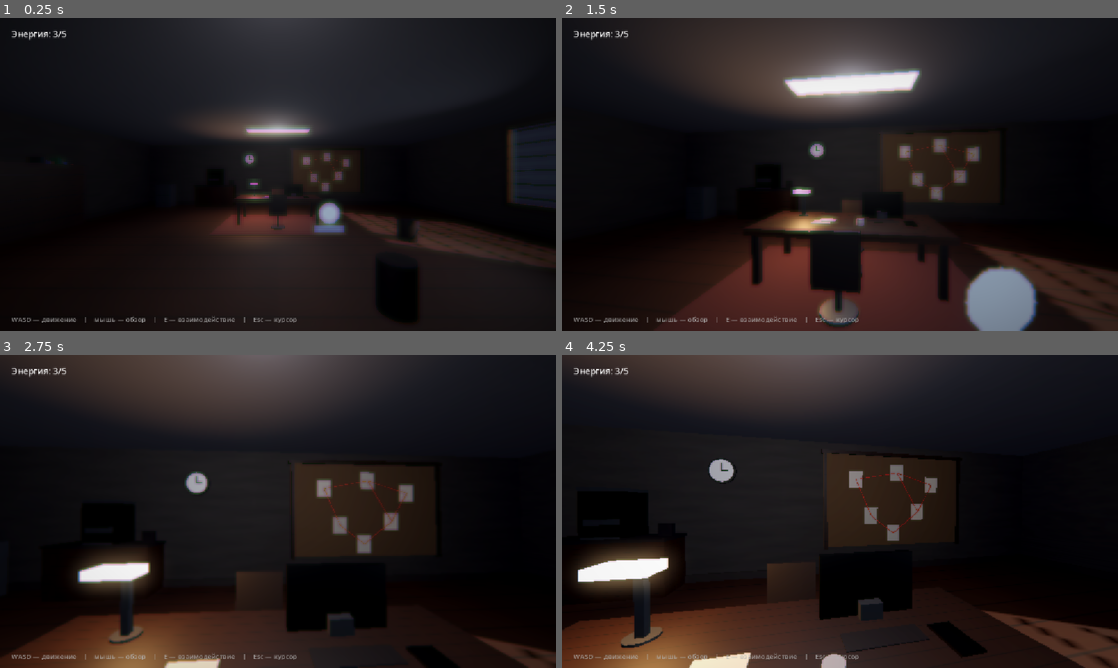
Above: before the commit, frames 1-4 (two rows, left to right).
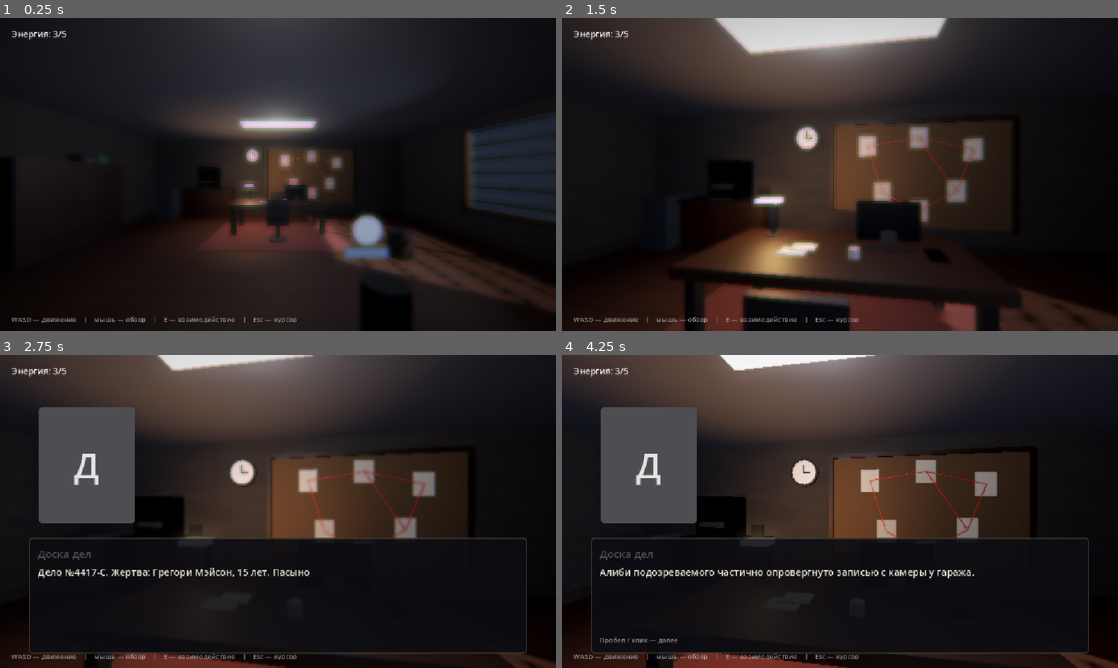
Above: after the commit, the same moments.

Repository: vtyurin89/first-degree-v-2
Game: Godot game, scene res://scenes/Office3D.tscn
Same seed, same stepped clock (60 frames per second), same inputs: the game is played once before the commit and once after it. This scene is started directly instead of the project's main scene.
Inputs (mouse positions are in pixels of both pictures, inside the frame that each line leads up to):
- Up to frame 1 (0.25 s): no input
- Up to frame 2 (1.5 s): tap Enter at 0.5 s; move the mouse to (867, 174) at 0.52 s; hold W (move_forward) from 0.53 s (still down); tap E (interact) at 0.6 s; click (867, 174) at 0.67 s; move the mouse to (812, 174) at 1.27 s; tap Space (advance) at 1.35 s
- Up to frame 3 (2.75 s): keep holding W (move_forward); tap E (interact) at 1.55, 2.1 s; move the mouse to (289, 505) at 2.02 s
- Up to frame 4 (4.25 s): keep holding W (move_forward); tap Space (advance) at 2.75 s; move the mouse to (834, 517) at 2.77 s; tap Enter at 2.85, 3.5 s; click (834, 517) at 2.92 s; tap E (interact) at 3.05, 3.8 s; move the mouse to (878, 514) at 3.52 s; tap Keypad Enter at 3.6 s

The runs differ from the first frame. In frame 1, 14% of the frame differs, in the area x 5-100%, y 26-100%; in frame 2, 36%; in frame 3, 35%; in frame 4, 47%, in the area x 0-100%, y 0-100%.

Commit message:
refactor: room

Diff:
--- a/scripts/exploration/Office3D.gd
+++ b/scripts/exploration/Office3D.gd
@@ -1,8 +1,8 @@
 extends Node3D
 
-const ROOM_W := 14.0
-const ROOM_D := 14.0
-const ROOM_H := 3.2
+const ROOM_W := 10.0
+const ROOM_D := 10.0
+const ROOM_H := 3.0
 
 const NOTE_LINES := [
 	{"speaker": "Доска дел", "text": "Дело №4417-С. Жертва: Грегори Мэйсон, 15 лет. Пасынок подозреваемого.", "internal": false},
@@ -54,10 +54,13 @@
 var _mat_paper: StandardMaterial3D
 var _mat_black: StandardMaterial3D
 
+const DeskLampHead := Vector3(-0.85, 1.28, -2.95)
+const DeskTop := Vector3(0, 0.78, -2.6)
+
 
 func _ready() -> void:
 	GameManager.set_state(GameManager.GameState.EXPLORATION_3D)
-	player.position = Vector3(0, 0.1, 4.0)
+	player.position = Vector3(0, 0.1, 3.2)
 	_build_materials()
 	_build_environment()
 	_build_shell()
@@ -153,8 +156,8 @@
 
 
 func _build_materials() -> void:
-	_mat_floor = _make_material(Color(0.32, 0.2, 0.11), _make_wood_texture(), 6.0, 0.8, 0.0)
-	_mat_wall = _make_material(Color(0.42, 0.4, 0.39), _make_plaster_texture(), 3.0, 0.95, 0.0)
+	_mat_floor = _make_material(Color(0.32, 0.2, 0.11), _make_wood_texture(), 5.0, 0.8, 0.0)
+	_mat_wall = _make_material(Color(0.42, 0.4, 0.39), _make_plaster_texture(), 2.5, 0.95, 0.0)
 	_mat_ceiling = _make_material(Color(0.28, 0.28, 0.3), null, 1.0, 1.0, 0.0)
 	_mat_wood = _make_material(Color(0.24, 0.15, 0.09), _make_wood_texture(), 3.0, 0.6, 0.0)
 	_mat_dark = _make_material(Color(0.1, 0.09, 0.1), null, 1.0, 0.5, 0.1)
@@ -179,7 +182,7 @@
 	env.fog_enabled = true
 	env.fog_light_color = Color(0.09, 0.09, 0.13)
 	env.fog_light_energy = 0.6
-	env.fog_density = 0.012
+	env.fog_density = 0.016
 
 
 func _build_shell() -> void:
@@ -191,9 +194,9 @@
 
 	var wx := ROOM_W * 0.5
 	_make_box(Vector3(0.2, 0.75, ROOM_D), Vector3(wx, 0.375, 0), _mat_wall)
-	_make_box(Vector3(0.2, 0.15, ROOM_D), Vector3(wx, 3.125, 0), _mat_wall)
-	_make_box(Vector3(0.2, 2.3, 4.9), Vector3(wx, 1.9, -4.55), _mat_wall)
-	_make_box(Vector3(0.2, 2.3, 4.9), Vector3(wx, 1.9, 4.55), _mat_wall)
+	_make_box(Vector3(0.2, 0.15, ROOM_D), Vector3(wx, 2.925, 0), _mat_wall)
+	_make_box(Vector3(0.2, 2.1, 2.9), Vector3(wx, 1.8, -3.55), _mat_wall)
+	_make_box(Vector3(0.2, 2.1, 2.9), Vector3(wx, 1.8, 3.55), _mat_wall)
 
 	var base := _make_material(Color(0.16, 0.14, 0.13), null, 1.0, 0.7, 0.0)
 	_make_box(Vector3(ROOM_W, 0.16, 0.06), Vector3(0, 0.08, -ROOM_D * 0.5 + 0.13), base, false)
@@ -202,12 +205,12 @@
 	_make_box(Vector3(0.06, 0.16, ROOM_D), Vector3(ROOM_W * 0.5 - 0.13, 0.08, 0), base, false)
 
 	var rug := _make_material(Color(0.28, 0.12, 0.12), null, 1.0, 1.0, 0.0)
-	_make_box(Vector3(3.6, 0.03, 2.6), Vector3(0, 0.015, -2.6), rug, false)
+	_make_box(Vector3(3.4, 0.03, 2.4), Vector3(0, 0.015, -2.2), rug, false)
 
 
 func _build_lights() -> void:
 	var sun := $Sun as DirectionalLight3D
-	sun.look_at_from_position(Vector3(11, 7.5, 5), Vector3(0, 0.5, -2), Vector3.UP)
+	sun.look_at_from_position(Vector3(9, 6.5, 4.5), Vector3(0, 0.5, -1.5), Vector3.UP)
 	sun.light_color = Color(1.0, 0.94, 0.82)
 	sun.light_energy = 1.1
 	sun.shadow_enabled = true
@@ -215,65 +218,61 @@
 	var window_beam := SpotLight3D.new()
 	window_beam.light_color = Color(0.85, 0.9, 1.0)
 	window_beam.light_energy = 1.7
-	window_beam.spot_range = 16.0
-	window_beam.spot_angle = 45.0
+	window_beam.spot_range = 14.0
+	window_beam.spot_angle = 48.0
 	window_beam.shadow_enabled = false
 	add_child(window_beam)
-	window_beam.look_at_from_position(Vector3(6.3, 1.9, 0), Vector3(-3, 0.6, -1), Vector3.UP)
-
-	for z in [-3.4, 2.6]:
-		var panel := _make_box(Vector3(2.2, 0.06, 0.6), Vector3(0, ROOM_H - 0.02, z), _make_emissive(Color(0.9, 0.92, 1.0), 1.6), false)
+	window_beam.look_at_from_position(Vector3(4.3, 1.7, 0), Vector3(-2.5, 0.6, -1), Vector3.UP)
+
+	for z in [-2.4, 2.0]:
+		var panel := _make_box(Vector3(2.0, 0.06, 0.6), Vector3(0, ROOM_H - 0.02, z), _make_emissive(Color(0.9, 0.92, 1.0), 1.6), false)
 		panel.name = "CeilingPanel"
 		var ceil_lamp := OmniLight3D.new()
 		ceil_lamp.light_color = Color(0.95, 0.95, 1.0)
-		ceil_lamp.light_energy = 1.1
-		ceil_lamp.omni_range = 9.0
+		ceil_lamp.light_energy = 1.0
+		ceil_lamp.omni_range = 7.5
 		ceil_lamp.position = Vector3(0, ROOM_H - 0.25, z)
 		add_child(ceil_lamp)
 
 	var lamp := OmniLight3D.new()
 	lamp.light_color = Color(1.0, 0.72, 0.42)
 	lamp.light_energy = 1.6
-	lamp.omni_range = 3.6
+	lamp.omni_range = 3.4
 	lamp.position = DeskLampHead
 	add_child(lamp)
 
 
-const DeskLampHead := Vector3(-0.85, 1.28, -3.35)
-const DeskTop := Vector3(0, 0.78, -3.0)
-
-
 func _build_furniture() -> void:
-	var desk_size := Vector3(2.8, 0.1, 1.3)
+	var desk_size := Vector3(2.6, 0.1, 1.2)
 	_make_box(desk_size, DeskTop, _mat_wood)
 	var leg_y := DeskTop.y - desk_size.y * 0.5 - 0.36
 	for sx in [-1.0, 1.0]:
 		for sz in [-1.0, 1.0]:
-			_make_box(Vector3(0.1, 0.72, 0.1), Vector3(sx * 1.25, leg_y, DeskTop.z + sz * 0.55), _mat_dark)
-
-	_make_chair(Vector3(0, 0, -3.9), PI)
-	_make_chair(Vector3(0.0, 0, -2.0), 0.0)
+			_make_box(Vector3(0.1, 0.72, 0.1), Vector3(sx * 1.15, leg_y, DeskTop.z + sz * 0.5), _mat_dark)
+
+	_make_chair(Vector3(0, 0, -3.4), PI)
+	_make_chair(Vector3(0.0, 0, -1.7), 0.0)
 
 	var cabinet := _make_material(Color(0.22, 0.23, 0.25), null, 1.0, 0.6, 0.3)
-	_make_box(Vector3(0.62, 1.1, 0.66), Vector3(-5.6, 0.55, -6.3), cabinet)
+	_make_box(Vector3(0.62, 1.1, 0.66), Vector3(-4.15, 0.55, -4.55), cabinet)
 	for i in 3:
-		_make_box(Vector3(0.56, 0.02, 0.03), Vector3(-5.6, 0.25 + i * 0.32, -5.96), _mat_metal, false)
-		_make_box(Vector3(0.24, 0.03, 0.05), Vector3(-5.6, 0.25 + i * 0.32, -5.97), _mat_metal, false)
-
-	_make_box(Vector3(0.5, 1.9, 2.6), Vector3(-6.6, 0.95, -1.4), _mat_wood)
+		_make_box(Vector3(0.56, 0.02, 0.03), Vector3(-4.15, 0.25 + i * 0.32, -4.21), _mat_metal, false)
+		_make_box(Vector3(0.24, 0.03, 0.05), Vector3(-4.15, 0.25 + i * 0.32, -4.2), _mat_metal, false)
+
+	_make_box(Vector3(0.5, 1.9, 2.4), Vector3(-4.65, 0.95, -1.4), _mat_wood)
 	var book_colors := [
 		Color(0.5, 0.15, 0.13), Color(0.16, 0.3, 0.5), Color(0.2, 0.4, 0.22),
 		Color(0.45, 0.4, 0.15), Color(0.3, 0.2, 0.4), Color(0.15, 0.15, 0.16),
 	]
 	for shelf_i in 3:
 		var shelf_y := 0.35 + shelf_i * 0.62
-		_make_box(Vector3(0.46, 0.04, 2.4), Vector3(-6.55, shelf_y, -1.4), _mat_dark, false)
-		var x := -1.4 - 1.05
+		_make_box(Vector3(0.46, 0.04, 2.2), Vector3(-4.6, shelf_y, -1.4), _mat_dark, false)
+		var z_pos := -1.4 - 0.95
 		for b in 6:
 			var col: Color = book_colors[(shelf_i * 6 + b) % book_colors.size()]
 			var bh := 0.3 + 0.08 * float(b % 3)
-			_make_box(Vector3(0.36, bh, 0.12), Vector3(-6.55, shelf_y + 0.02 + bh * 0.5, x + 0.14), _make_material(col, null, 1.0, 0.85, 0.0), false)
-			x += 0.15
+			_make_box(Vector3(0.36, bh, 0.12), Vector3(-4.6, shelf_y + 0.02 + bh * 0.5, z_pos + 0.14), _make_material(col, null, 1.0, 0.85, 0.0), false)
+			z_pos += 0.15
 
 
 func _make_chair(pos: Vector3, yaw: float) -> void:
@@ -305,94 +304,95 @@
 
 func _build_board() -> void:
 	var cork := _make_material(Color(0.33, 0.24, 0.15), null, 1.0, 0.95, 0.0)
-	_add_box_to(self, Vector3(3.8, 2.3, 0.08), Vector3(2.6, 1.8, -6.84), cork)
-	_add_box_to(self, Vector3(3.9, 0.08, 0.12), Vector3(2.6, 2.95, -6.82), _mat_wood, false)
-	_add_box_to(self, Vector3(0.08, 2.4, 0.12), Vector3(0.75, 1.8, -6.82), _mat_wood, false)
-	_add_box_to(self, Vector3(0.08, 2.4, 0.12), Vector3(4.45, 1.8, -6.82), _mat_wood, false)
+	_add_box_to(self, Vector3(3.4, 2.1, 0.08), Vector3(1.3, 1.55, -4.84), cork)
+	_add_box_to(self, Vector3(3.5, 0.08, 0.12), Vector3(1.3, 2.64, -4.82), _mat_wood, false)
+	_add_box_to(self, Vector3(0.08, 2.2, 0.12), Vector3(-0.45, 1.55, -4.82), _mat_wood, false)
+	_add_box_to(self, Vector3(0.08, 2.2, 0.12), Vector3(3.05, 1.55, -4.82), _mat_wood, false)
 
 	var photos := [
-		Vector3(1.5, 2.3, 0), Vector3(2.6, 2.5, 0), Vector3(3.6, 2.2, 0),
-		Vector3(1.9, 1.4, 0), Vector3(3.2, 1.5, 0), Vector3(2.5, 0.95, 0),
+		Vector3(0.3, 2.15, 0), Vector3(1.3, 2.3, 0), Vector3(2.3, 2.05, 0),
+		Vector3(0.6, 1.2, 0), Vector3(2.0, 1.25, 0), Vector3(1.3, 0.85, 0),
 	]
 	var photo_cols := [
 		Color(0.75, 0.72, 0.66), Color(0.7, 0.68, 0.62), Color(0.8, 0.76, 0.68),
 		Color(0.68, 0.66, 0.6), Color(0.78, 0.74, 0.66), Color(0.72, 0.7, 0.64),
 	]
 	for i in photos.size():
-		_add_box_to(self, Vector3(0.34, 0.42, 0.02), Vector3(photos[i].x, photos[i].y, -6.78), _make_material(photo_cols[i], null, 1.0, 0.9, 0.0), false)
+		_add_box_to(self, Vector3(0.34, 0.42, 0.02), Vector3(photos[i].x, photos[i].y, -4.78), _make_material(photo_cols[i], null, 1.0, 0.9, 0.0), false)
 
 	var strings := [
-		[1.5, 2.3, 2.6, 2.5], [2.6, 2.5, 3.6, 2.2], [1.5, 2.3, 1.9, 1.4],
-		[2.6, 2.5, 3.2, 1.5], [3.6, 2.2, 3.2, 1.5], [1.9, 1.4, 2.5, 0.95], [3.2, 1.5, 2.5, 0.95],
+		[0.3, 2.15, 1.3, 2.3], [1.3, 2.3, 2.3, 2.05], [0.3, 2.15, 0.6, 1.2],
+		[1.3, 2.3, 2.0, 1.25], [2.3, 2.05, 2.0, 1.25], [0.6, 1.2, 1.3, 0.85], [2.0, 1.25, 1.3, 0.85],
 	]
 	for s in strings:
-		_make_string(s[0], s[1], s[2], s[3], -6.76, Color(0.8, 0.15, 0.12))
+		_make_string(s[0], s[1], s[2], s[3], -4.76, Color(0.8, 0.15, 0.12))
 
 
 func _build_coffee_station() -> void:
-	_add_box_to(self, Vector3(1.9, 1.0, 0.72), Vector3(-3.2, 0.5, -6.5), _mat_wood)
-	_add_box_to(self, Vector3(1.95, 0.06, 0.78), Vector3(-3.2, 1.03, -6.5), _mat_dark, false)
-	_add_box_to(self, Vector3(0.68, 0.82, 0.56), Vector3(-3.2, 1.48, -6.5), _mat_black)
-	_add_box_to(self, Vector3(0.68, 0.06, 0.56), Vector3(-3.2, 1.92, -6.5), _mat_metal, false)
-	_add_box_to(self, Vector3(0.5, 0.1, 0.08), Vector3(-3.2, 1.35, -6.24), _mat_metal, false)
-	_add_box_to(self, Vector3(0.5, 0.03, 0.3), Vector3(-3.2, 1.08, -6.3), _mat_metal, false)
-	_add_cyl_to(self, 0.05, 0.14, Vector3(-3.2, 1.15, -6.34), _make_material(Color(0.85, 0.85, 0.85), null, 1.0, 0.3, 0.1))
-	_add_box_to(self, Vector3(0.24, 0.28, 0.08), Vector3(-2.4, 1.17, -6.5), _mat_dark, false)
+	_add_box_to(self, Vector3(1.8, 1.0, 0.7), Vector3(-2.6, 0.5, -4.55), _mat_wood)
+	_add_box_to(self, Vector3(1.85, 0.06, 0.76), Vector3(-2.6, 1.03, -4.55), _mat_dark, false)
+	_add_box_to(self, Vector3(0.66, 0.8, 0.54), Vector3(-2.6, 1.46, -4.55), _mat_black)
+	_add_box_to(self, Vector3(0.66, 0.06, 0.54), Vector3(-2.6, 1.89, -4.55), _mat_metal, false)
+	_add_box_to(self, Vector3(0.48, 0.1, 0.08), Vector3(-2.6, 1.33, -4.3), _mat_metal, false)
+	_add_box_to(self, Vector3(0.48, 0.03, 0.28), Vector3(-2.6, 1.08, -4.35), _mat_metal, false)
+	_add_cyl_to(self, 0.05, 0.14, Vector3(-2.6, 1.15, -4.38), _make_material(Color(0.85, 0.85, 0.85), null, 1.0, 0.3, 0.1))
+	_add_box_to(self, Vector3(0.24, 0.28, 0.08), Vector3(-1.85, 1.17, -4.55), _mat_dark, false)
 
 
 func _build_window() -> void:
 	var frame := _mat_wood
-	_add_box_to(self, Vector3(0.12, 0.12, 4.4), Vector3(ROOM_W * 0.5 - 0.1, 3.0, 0), frame, false)
-	_add_box_to(self, Vector3(0.12, 0.12, 4.4), Vector3(ROOM_W * 0.5 - 0.1, 0.7, 0), frame, false)
-	_add_box_to(self, Vector3(0.12, 2.4, 0.12), Vector3(ROOM_W * 0.5 - 0.1, 1.85, -2.1), frame, false)
-	_add_box_to(self, Vector3(0.12, 2.4, 0.12), Vector3(ROOM_W * 0.5 - 0.1, 1.85, 2.1), frame, false)
-	var glass_holder := _add_box_to(self, Vector3(0.04, 2.2, 4.0), Vector3(ROOM_W * 0.5 - 0.06, 1.85, 0), _mat_glass, false)
+	var wx := ROOM_W * 0.5 - 0.1
+	_add_box_to(self, Vector3(0.12, 0.12, 4.4), Vector3(wx, 2.8, 0), frame, false)
+	_add_box_to(self, Vector3(0.12, 0.12, 4.4), Vector3(wx, 0.7, 0), frame, false)
+	_add_box_to(self, Vector3(0.12, 2.2, 0.12), Vector3(wx, 1.75, -2.1), frame, false)
+	_add_box_to(self, Vector3(0.12, 2.2, 0.12), Vector3(wx, 1.75, 2.1), frame, false)
+	var glass_holder := _add_box_to(self, Vector3(0.04, 2.0, 4.0), Vector3(wx + 0.04, 1.75, 0), _mat_glass, false)
 	glass_holder.get_child(0).cast_shadow = GeometryInstance3D.SHADOW_CASTING_SETTING_OFF
-	_add_box_to(self, Vector3(0.1, 2.2, 0.06), Vector3(ROOM_W * 0.5 - 0.08, 1.85, 0), frame, false)
+	_add_box_to(self, Vector3(0.1, 2.0, 0.06), Vector3(wx + 0.02, 1.75, 0), frame, false)
 	for i in 6:
-		_add_box_to(self, Vector3(0.03, 0.05, 3.8), Vector3(ROOM_W * 0.5 - 0.14, 0.95 + i * 0.38, 0), _mat_dark, false)
+		_add_box_to(self, Vector3(0.03, 0.05, 3.8), Vector3(wx - 0.04, 0.95 + i * 0.34, 0), _mat_dark, false)
 
 
 func _build_door() -> void:
 	var frame := _mat_wood
 	var door_z := ROOM_D * 0.5 - 0.1
-	_add_box_to(self, Vector3(1.3, 0.12, 0.14), Vector3(-3.0, 2.22, door_z), frame, false)
-	_add_box_to(self, Vector3(0.12, 2.3, 0.14), Vector3(-3.6, 1.1, door_z), frame, false)
-	_add_box_to(self, Vector3(0.12, 2.3, 0.14), Vector3(-2.4, 1.1, door_z), frame, false)
-	_add_box_to(self, Vector3(1.06, 2.14, 0.08), Vector3(-3.0, 1.07, door_z - 0.02), _mat_wood, false)
-	_add_cyl_to(self, 0.05, 0.14, Vector3(-2.6, 1.05, door_z - 0.1), _mat_metal, false, Vector3(PI * 0.5, 0, 0))
+	_add_box_to(self, Vector3(1.3, 0.12, 0.14), Vector3(-2.6, 2.12, door_z), frame, false)
+	_add_box_to(self, Vector3(0.12, 2.1, 0.14), Vector3(-3.2, 1.0, door_z), frame, false)
+	_add_box_to(self, Vector3(0.12, 2.1, 0.14), Vector3(-2.0, 1.0, door_z), frame, false)
+	_add_box_to(self, Vector3(1.06, 1.96, 0.08), Vector3(-2.6, 1.02, door_z - 0.02), _mat_wood, false)
+	_add_cyl_to(self, 0.05, 0.14, Vector3(-2.2, 1.0, door_z - 0.1), _mat_metal, false, Vector3(PI * 0.5, 0, 0))
 
 
 func _build_extra_props() -> void:
-	_add_box_to(self, Vector3(0.42, 0.9, 0.42), Vector3(-6.4, 0.45, 2.2), _mat_metal)
-	_add_cyl_to(self, 0.2, 0.62, Vector3(-6.4, 1.2, 2.2), _make_material(Color(0.4, 0.62, 0.72, 0.5), null, 1.0, 0.2, 0.0, Color(0, 0, 0), 0.0, 0.5), false)
-	_add_cyl_to(self, 0.22, 0.6, Vector3(1.4, 0.3, 1.6), _mat_dark, false)
-	_add_cyl_to(self, 0.22, 0.5, Vector3(3.2, 0.25, -1.0), _mat_dark, false)
+	_add_box_to(self, Vector3(0.42, 0.9, 0.42), Vector3(-4.4, 0.45, 1.6), _mat_metal)
+	_add_cyl_to(self, 0.2, 0.62, Vector3(-4.4, 1.2, 1.6), _make_material(Color(0.4, 0.62, 0.72, 0.5), null, 1.0, 0.2, 0.0, Color(0, 0, 0), 0.0, 0.5), false)
+	_add_cyl_to(self, 0.22, 0.6, Vector3(1.0, 0.3, 1.3), _mat_dark, false)
+	_add_cyl_to(self, 0.22, 0.5, Vector3(2.4, 0.25, -0.8), _mat_dark, false)
 
 	var clock := _make_material(Color(0.9, 0.9, 0.88), null, 1.0, 0.5, 0.0)
-	_add_cyl_to(self, 0.28, 0.06, Vector3(-1.5, 2.4, -6.8), _mat_dark, false, Vector3(PI * 0.5, 0, 0))
-	_add_cyl_to(self, 0.24, 0.03, Vector3(-1.5, 2.4, -6.76), clock, false, Vector3(PI * 0.5, 0, 0))
-	_add_box_to(self, Vector3(0.02, 0.16, 0.02), Vector3(-1.5, 2.47, -6.74), _mat_black, false)
-	_add_box_to(self, Vector3(0.13, 0.02, 0.02), Vector3(-1.44, 2.4, -6.74), _mat_black, false)
+	_add_cyl_to(self, 0.28, 0.06, Vector3(-1.0, 2.35, -4.85), _mat_dark, false, Vector3(PI * 0.5, 0, 0))
+	_add_cyl_to(self, 0.24, 0.03, Vector3(-1.0, 2.35, -4.81), clock, false, Vector3(PI * 0.5, 0, 0))
+	_add_box_to(self, Vector3(0.02, 0.16, 0.02), Vector3(-1.0, 2.42, -4.79), _mat_black, false)
+	_add_box_to(self, Vector3(0.13, 0.02, 0.02), Vector3(-0.94, 2.35, -4.79), _mat_black, false)
 
 
 func _build_interactables() -> void:
-	_make_interactable("coffee", "Кофемашина — взять кофе", Vector3(-3.2, 0.9, -5.9), Vector3(1.4, 1.8, 1.0))
-	_make_interactable("board", "Доска дел — изучить материалы", Vector3(2.6, 1.7, -6.4), Vector3(3.6, 2.4, 1.0))
-	_make_interactable("cabinet", "Шкаф с делами — осмотреть", Vector3(-5.6, 0.9, -5.8), Vector3(0.9, 1.4, 0.9))
-	_make_interactable("shelf", "Стеллаж — осмотреть", Vector3(-5.9, 1.2, -1.4), Vector3(0.9, 2.0, 2.6))
-	_make_interactable("water", "Кулер — выпить воды", Vector3(-5.8, 0.9, 2.2), Vector3(0.9, 1.4, 0.9))
-	_make_interactable("window", "Окно — выглянуть", Vector3(6.4, 1.6, 0), Vector3(1.0, 1.6, 3.6))
-	_make_interactable("clock", "Часы — взглянуть на время", Vector3(-1.5, 2.2, -6.0), Vector3(0.9, 1.0, 0.9))
-	_make_interactable("desk", "Стол — осмотреть", Vector3(0, 1.0, -3.0), Vector3(2.6, 0.8, 2.0))
+	_make_interactable("coffee", "Кофемашина — взять кофе", Vector3(-2.6, 0.9, -4.0), Vector3(1.4, 1.8, 1.0))
+	_make_interactable("board", "Доска дел — изучить материалы", Vector3(1.3, 1.6, -4.4), Vector3(3.4, 2.2, 1.0))
+	_make_interactable("cabinet", "Шкаф с делами — осмотреть", Vector3(-4.15, 0.9, -4.0), Vector3(0.9, 1.4, 0.9))
+	_make_interactable("shelf", "Стеллаж — осмотреть", Vector3(-4.0, 1.2, -1.4), Vector3(0.9, 2.0, 2.4))
+	_make_interactable("water", "Кулер — выпить воды", Vector3(-4.4, 0.9, 1.6), Vector3(0.9, 1.4, 0.9))
+	_make_interactable("window", "Окно — выглянуть", Vector3(4.4, 1.6, 0), Vector3(1.0, 1.6, 3.6))
+	_make_interactable("clock", "Часы — взглянуть на время", Vector3(-1.0, 2.2, -4.4), Vector3(0.9, 1.0, 0.9))
+	_make_interactable("desk", "Стол — осмотреть", Vector3(0, 1.0, -2.4), Vector3(2.6, 0.8, 2.0))
 
 	var weller := Sprite3D.new()
 	weller.texture = _make_char_texture(Color(0.28, 0.38, 0.52))
 	weller.billboard = BaseMaterial3D.BILLBOARD_FIXED_Y
 	weller.pixel_size = 0.021
-	weller.position = Vector3(1.4, 0.0, -1.6)
+	weller.position = Vector3(1.7, 0.0, -0.7)
 	add_child(weller)
-	_make_interactable("weller", "Уэллер — начать брифинг", Vector3(1.4, 1.0, -1.6), Vector3(1.4, 2.0, 1.2))
+	_make_interactable("weller", "Уэллер — начать брифинг", Vector3(1.7, 1.0, -0.7), Vector3(1.4, 2.0, 1.2))
 
 
 func _make_material(color: Color, tex: Texture2D = null, uv_scale: float = 1.0, roughness: float = 0.9, metallic: float = 0.0, emission: Color = Color(0, 0, 0), emission_energy: float = 0.0, alpha: float = 1.0) -> StandardMaterial3D:
